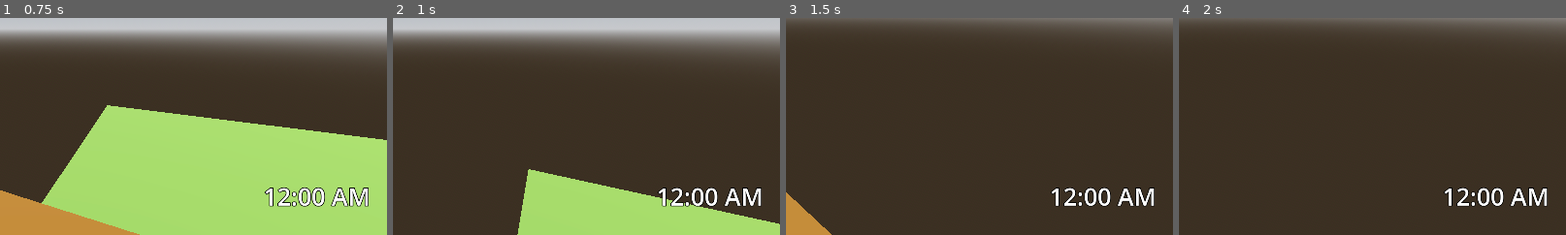
Above: before the commit, frames 1-4 (left to right).
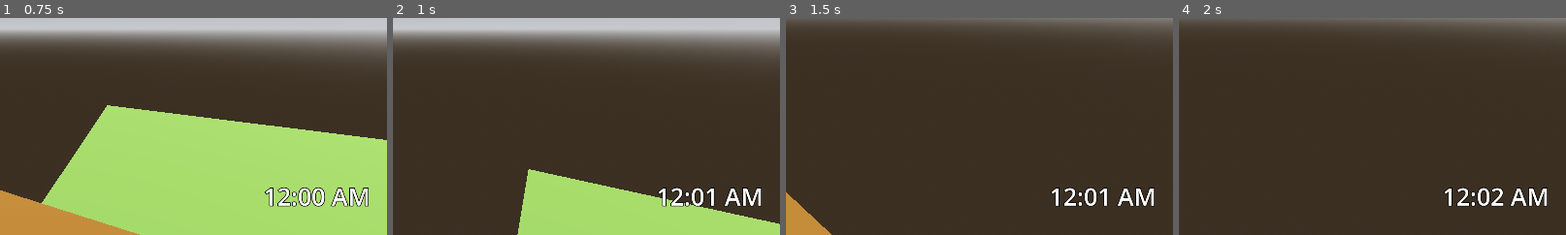
Above: after the commit, the same moments.

Repository: WHEOfficial/GoldenDragonFNaF
Game: Godot game, scene res://World.tscn
The game is run twice, just before and just after one commit, with the same random seed, the same clock (stepped at 60 frames per second) and the same inputs.
Inputs (mouse positions are % of the whole screen's width and height, from its top left):
- Up to frame 1 (0.75 s): tap Enter at 0.5 s; move the mouse to (55, 50) at 0.52 s; hold W (up) from 0.53 s (still down); tap E (interact) at 0.6 s
- Up to frame 2 (1 s): keep holding W (up); tap Space (jump) at 0.77 s
- Up to frame 3 (1.5 s): keep holding W (up); move the mouse to (45, 50) at 1.27 s; tap E (interact) at 1.35 s
- Up to frame 4 (2 s): keep holding W (up); tap Space (jump) at 1.52 s
The pictures show only the part of the screen within x 50-100%, y 50-100%; the shares and areas given below are measured in that part.

Frame 1 is identical in both runs. In frame 2, 0.2% of the frame differs, in the area x 80-84%, y 78-87%; in frame 3, 0.2%; in frame 4, 0.2%.

Commit message:
Made night timer work

Diff:
--- a/MainHUD.gd
+++ b/MainHUD.gd
@@ -9,11 +9,17 @@
 var elapsedTime = 0
 
 var elapsedMinute = 0
-var elapsedHour = 12
+var elapsedHour: int = 12
 
 
 func _on_timer_timeout():
 	elapsedTime += 1
 
 	elapsedMinute = elapsedTime % 60
-	#elapsedHour = (int) elapsedTime / 60
+	elapsedHour = (elapsedTime / 60 + 12) % 12
+	if elapsedHour == 0:
+		elapsedHour = 12
+
+	elapsedMinute = "%02d" % elapsedMinute
+
+	hourDisplay.text = str(elapsedHour) + ":" + elapsedMinute + " AM"
--- a/World.tscn
+++ b/World.tscn
@@ -166,6 +166,7 @@
 theme_override_constants/outline_size = 7
 theme_override_font_sizes/font_size = 60
 text = "12:00 AM"
+horizontal_alignment = 2
 
 [node name="Timer" type="Timer" parent="HUD/MainHUD/Hour"]
 autostart = true
